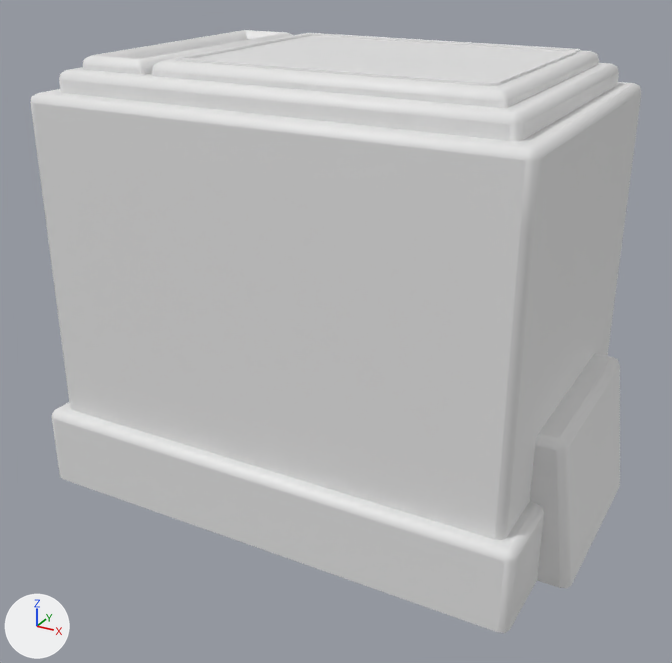
One commit to the FBX model Assets/000.Eeeeden/00-Fbxs/02-Factory/Blueprint-Factory.fbx: the scene before it, then after it.
Rendered twice from a 50 mm lens placed at (4.67, -8.68, 5.91), pointed at (0.04, -0.27, 1.7). Lighting does not change. The marker at lower left points along +X, +Y and +Z. Where no turn or scale is listed for an object, it has been applied to the vertices.

Names of what the first picture shows: 'Blueprint-Factory'.
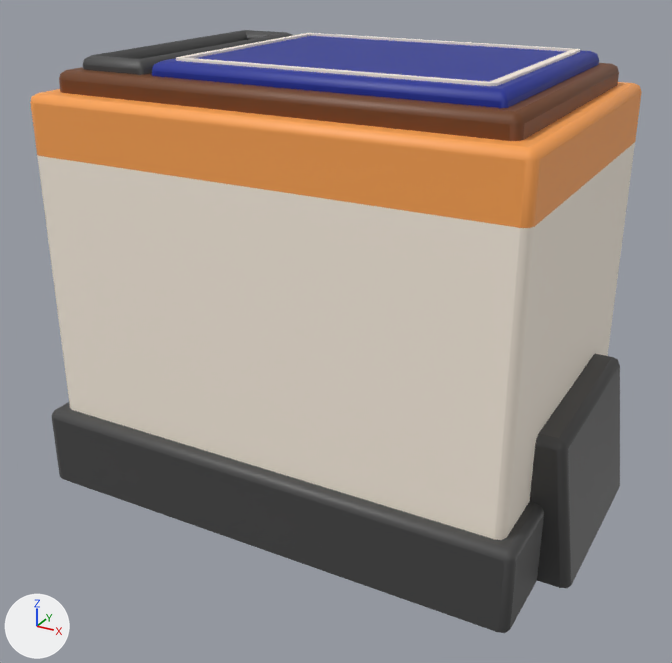
Where the change shows, as pixel boxes [x1, y1, x2, y2] in the pictures (672 x 663 px):
'Blueprint-Factory', recoloured: [30, 30, 642, 633] in both

Diff of the bpy script that builds the scene:
```diff
--- a/Assets/000.Eeeeden/00-Fbxs/02-Factory/Blueprint-Factory.fbx.py
+++ b/Assets/000.Eeeeden/00-Fbxs/02-Factory/Blueprint-Factory.fbx.py
@@ img_block_bm_png @@
+img_block_bm_png = load_image('Block-BM.png', '../../01-Image/99-Photoshop/Block-BM.png', 1000, 1000, 'sRGB')
@@ mat_main @@
+mat_main = principled_material('main')
+mat_main.texture = img_block_bm_png
@@ me_blueprint_factory @@
 me_blueprint_factory.from_pydata(...)  # 324 vertices, 269 faces; spans x -3.11..3.11, y -2.0..2.0, z -0.11..4.71
+me_blueprint_factory.materials.append(mat_main)  # picture img_block_bm_png
```
